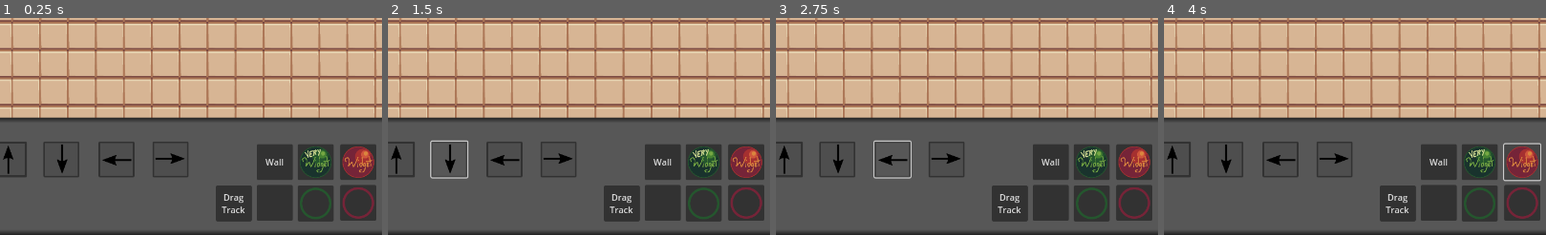
Above: before the commit, frames 1-4 (left to right).
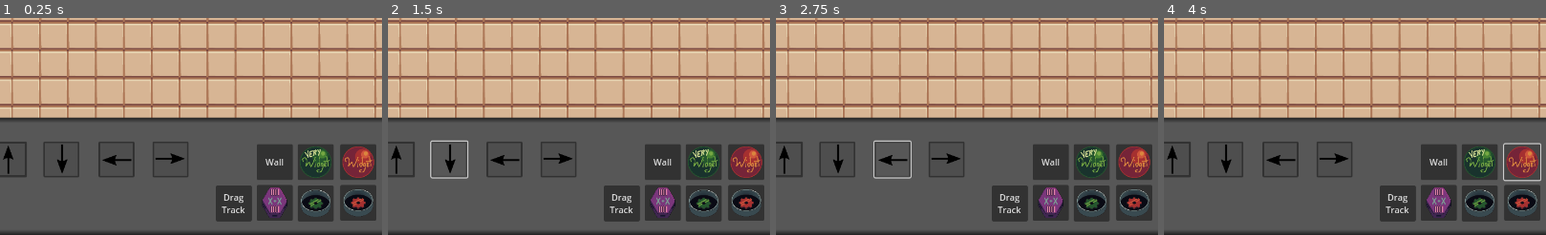
Above: after the commit, the same moments.

Repository: Salanmander/Roguetronics
Game: Godot game, scene res://Factory/factory.tscn
Same seed, same stepped clock (60 frames per second), same inputs: the game is played once before the commit and once after it. The engine's default icon, where the game draws it, is replaced by a stand-in: a white triangle on a blue panel in a dark square.
Inputs (mouse positions are % of the whole screen's width and height, from its top left):
- Up to frame 1 (0.25 s): no input
- Up to frame 2 (1.5 s): click (7, 83) at 0.5 s; click (14, 83) at 1.25 s
- Up to frame 3 (2.75 s): click (21, 83) at 2 s
- Up to frame 4 (4 s): click (28, 83) at 2.75 s; click (53, 83) at 3.5 s
The pictures show only the part of the screen within x 6-56%, y 50-100%; the shares and areas given below are measured in that part.

The runs differ from the first frame. In frame 1, 2.2% of the frame differs, in the area x 68-98%, y 78-93%; in frame 2, 2.2%; in frame 3, 2.2%; in frame 4, 2.2%.

Commit message:
Using new sprites

Diff:
--- a/Factory/Machine/Combiner/combiner.gd
+++ b/Factory/Machine/Combiner/combiner.gd
@@ -8,7 +8,10 @@
 
 # Could be refactored at some point so that it doesn't need to load these
 # textures multiple times. (Does that already get optimized out?)
-var texture = load("res://Factory/Machine/Combiner/combiner.png")
+var h_texture = load("res://Factory/Machine/Combiner/combiner_H.png")
+var v_texture = load("res://Factory/Machine/Combiner/combiner_V.png")
+
+var direction:float
 
 var idString:String
 
@@ -21,8 +24,8 @@
 # Direction should be either 0 or PI/2
 func set_parameters(init_position: Vector2, direction: float):
 	set_machine_parameters(init_position, LAYER)
-	rotation = direction
 	idString = str(int(position.x), int(position.y))
+	self.direction = direction
 	pass
 
 
@@ -31,7 +34,10 @@
 	super()
 
 	var child:Sprite2D = $Sprite2D
-	child.texture = texture
+	if is_equal_approx(fmod(direction, PI), 0):
+		child.texture = v_texture
+	else:
+		child.texture = h_texture
 	$LeftCollisionShape.position = Vector2(0, -Consts.GRID_SIZE/2)
 	$RightCollisionShape.position = Vector2(0, Consts.GRID_SIZE/2)
 
--- a/Factory/Machine/Combiner/combiner.tscn
+++ b/Factory/Machine/Combiner/combiner.tscn
@@ -1,6 +1,7 @@
-[gd_scene load_steps=3 format=3 uid="uid://cqdd3afnc3gv5"]
+[gd_scene load_steps=4 format=3 uid="uid://cqdd3afnc3gv5"]
 
 [ext_resource type="Script" path="res://Factory/Machine/Combiner/combiner.gd" id="1_l7fhv"]
+[ext_resource type="Texture2D" uid="uid://4jl7a6bsnn7s" path="res://Factory/Machine/Combiner/combiner_V.png" id="2_f5ne1"]
 
 [sub_resource type="CircleShape2D" id="CircleShape2D_idtvp"]
 
@@ -9,6 +10,7 @@
 
 [node name="Sprite2D" type="Sprite2D" parent="."]
 z_index = 1
+texture = ExtResource("2_f5ne1")
 
 [node name="LeftCollisionShape" type="CollisionShape2D" parent="."]
 shape = SubResource("CircleShape2D_idtvp")
--- a/Factory/Machine/Dispenser/dispenser.gd
+++ b/Factory/Machine/Dispenser/dispenser.gd
@@ -26,9 +26,9 @@
 	type = widget_type
 	var tex
 	if type == 1:
-		tex = load("res://Factory/Machine/Dispenser/dispenser.png")
+		tex = load("res://Factory/Machine/Dispenser/dispenser_widget.png")
 	elif type == 2:
-		tex = load("res://Factory/Machine/Dispenser/dispenser2.png")
+		tex = load("res://Factory/Machine/Dispenser/dispenser_verywidget.png")
 
 	$Sprite2D.texture = tex
 	pass
--- a/Factory/Machine/Dispenser/dispenser.tscn
+++ b/Factory/Machine/Dispenser/dispenser.tscn
@@ -4,7 +4,7 @@
 
 [sub_resource type="CircleShape2D" id="CircleShape2D_v5pmi"]
 
-[node name="Combiner" type="Area2D"]
+[node name="Dispenser" type="Area2D"]
 script = ExtResource("1_nvthh")
 
 [node name="Sprite2D" type="Sprite2D" parent="."]
--- a/Factory/factory.tscn
+++ b/Factory/factory.tscn
@@ -3,14 +3,14 @@
 [ext_resource type="Script" path="res://Factory/factory.gd" id="1_ajpdm"]
 [ext_resource type="Texture2D" uid="uid://c75ii64xae637" path="res://Factory/icon.png" id="1_uqvcs"]
 [ext_resource type="Texture2D" uid="uid://ntfyndnf1obk" path="res://Factory/box.png" id="2_5b2d0"]
-[ext_resource type="Texture2D" uid="uid://dyc8rsoqdk0h0" path="res://Factory/floor.png" id="3_dkgit"]
-[ext_resource type="Texture2D" uid="uid://pkehjr4cgwl6" path="res://Factory/Widget/widget.png" id="3_kb4iw"]
+[ext_resource type="Texture2D" uid="uid://bqsb5r8n4oaa" path="res://Factory/floor.png" id="3_dkgit"]
+[ext_resource type="Texture2D" uid="uid://boj4b0l32qimb" path="res://Factory/Widget/widget.png" id="3_kb4iw"]
 [ext_resource type="Script" path="res://Factory/factory_floor.gd" id="3_ulfng"]
-[ext_resource type="Texture2D" uid="uid://b7ox0rp71lvyp" path="res://Factory/Widget/widget2.png" id="4_ca5u6"]
+[ext_resource type="Texture2D" uid="uid://bkhsm6uotntfp" path="res://Factory/Widget/widget2.png" id="4_ca5u6"]
 [ext_resource type="Texture2D" uid="uid://dpvqigf2ldir8" path="res://icon.svg" id="4_fq6om"]
-[ext_resource type="Texture2D" uid="uid://bih81gufhh5ed" path="res://Factory/Machine/Combiner/combiner.png" id="4_rb14g"]
-[ext_resource type="Texture2D" uid="uid://cfqbqy2d8jny" path="res://Factory/Machine/Dispenser/dispenser.png" id="6_11ej4"]
-[ext_resource type="Texture2D" uid="uid://bej2cy44rh6g2" path="res://Factory/Machine/Dispenser/dispenser2.png" id="7_wes8x"]
+[ext_resource type="Texture2D" uid="uid://4jl7a6bsnn7s" path="res://Factory/Machine/Combiner/combiner_V.png" id="6_nnkyd"]
+[ext_resource type="Texture2D" uid="uid://caj4dt65p80sr" path="res://Factory/Machine/Dispenser/dispenser_widget.png" id="7_78wcy"]
+[ext_resource type="Texture2D" uid="uid://cluvv73hlh0vo" path="res://Factory/Machine/Dispenser/dispenser_verywidget.png" id="8_8iadg"]
 [ext_resource type="Script" path="res://Factory/Machine/Dispenser/dispenser_controls.gd" id="9_dhkmi"]
 
 [sub_resource type="StyleBoxFlat" id="StyleBoxFlat_hjol2"]
@@ -171,7 +171,7 @@
 offset_right = 617.0
 offset_bottom = 190.0
 action_mode = 0
-icon = ExtResource("4_rb14g")
+icon = ExtResource("6_nnkyd")
 expand_icon = true
 
 [node name="PlaceDispenser" type="Button" parent="UILayer/Button Panel"]
@@ -181,7 +181,7 @@
 offset_right = 770.0
 offset_bottom = 190.0
 action_mode = 0
-icon = ExtResource("6_11ej4")
+icon = ExtResource("7_78wcy")
 expand_icon = true
 
 [node name="PlaceDispenser2" type="Button" parent="UILayer/Button Panel"]
@@ -191,7 +191,7 @@
 offset_right = 692.0
 offset_bottom = 191.0
 action_mode = 0
-icon = ExtResource("7_wes8x")
+icon = ExtResource("8_8iadg")
 expand_icon = true
 
 [node name="PlaceWall" type="Button" parent="UILayer/Button Panel"]
@@ -225,6 +225,7 @@
 expand_icon = true
 
 [node name="PlaceTrack" type="Button" parent="UILayer/Button Panel"]
+layout_mode = 0
 offset_left = 476.0
 offset_top = 125.0
 offset_right = 542.0
Binary file removed: Factory/Machine/Dispenser/dispenser.png
Binary file removed: Factory/Machine/Dispenser/dispenser2.png
